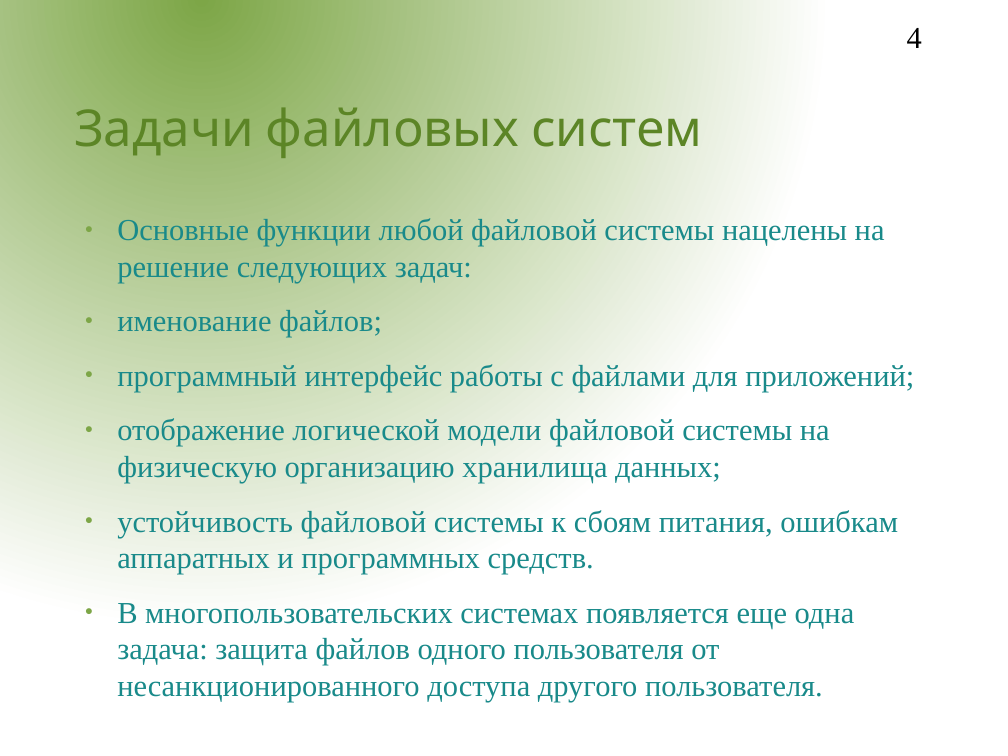
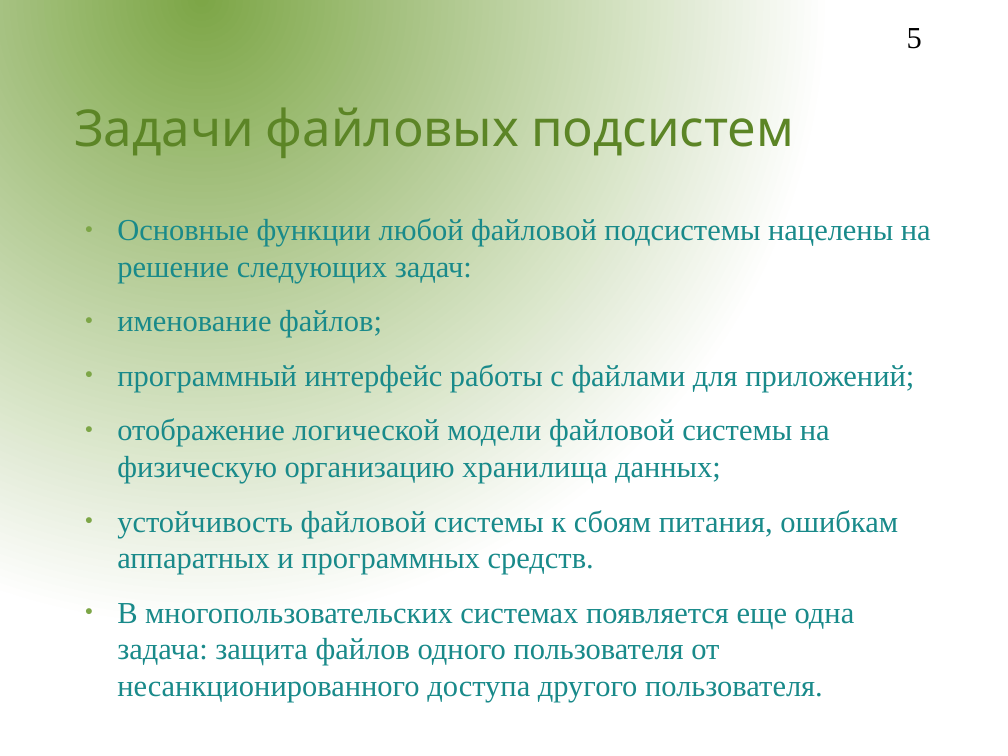
Before and after one commit to aeremenok/a-team-777, a slide deck: slide 5 of 9/st/presentations/file_sybsystem/fs.odp (slide 4 before the commit). Drawn at 1008x756 pixels with LibreOffice and Linux fonts; fonts in the diff are those of the drawing; background and template pictures are left out. Boxes give left, top, right and bottom in pixels: in the first picture for what was removed or moved away, otherwise in the second. Text is boxed around its words. In the diff, an @@ line names an element or a change of style, - is before the commit and + after.

```diff
--- a/9/st/presentations/file_sybsystem/fs.odp
+++ b/9/st/presentations/file_sybsystem/fs.odp
@@ page number at (x1=907, y1=28, x2=922, y2=49): text changed @@
-4
+5
@@ title at (x1=74, y1=98, x2=794, y2=159): text changed @@
-Задачи файловых систем
+Задачи файловых подсистем
@@ text at (x1=117, y1=218, x2=931, y2=283): text changed @@
-● Основные функции любой файловой системы нацелены на решение следующих задач:
+● Основные функции любой файловой подсистемы нацелены на решение следующих задач:
```
Also in this commit, not shown: 3 other slides changed, 1 slide added.
